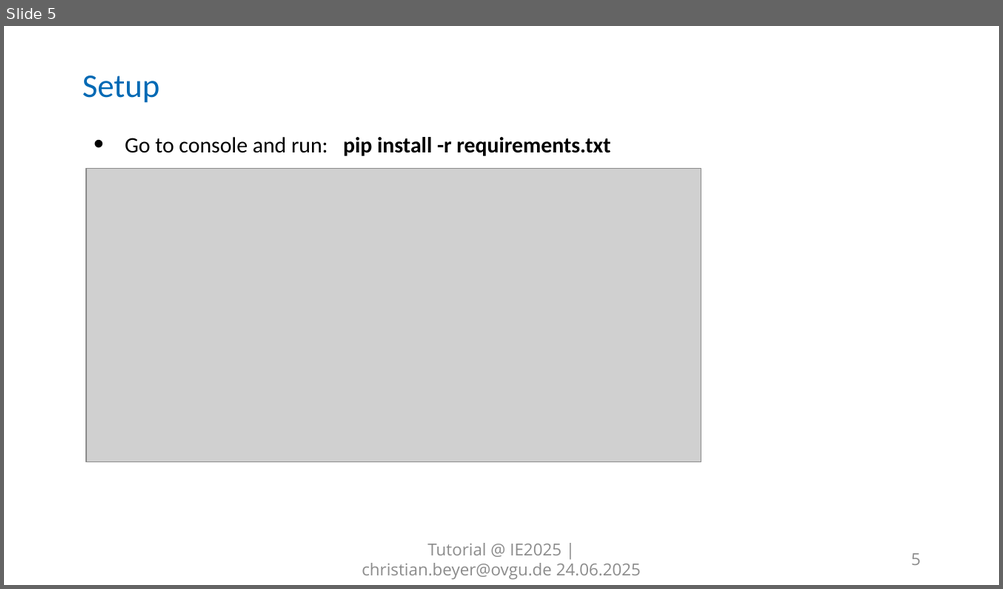
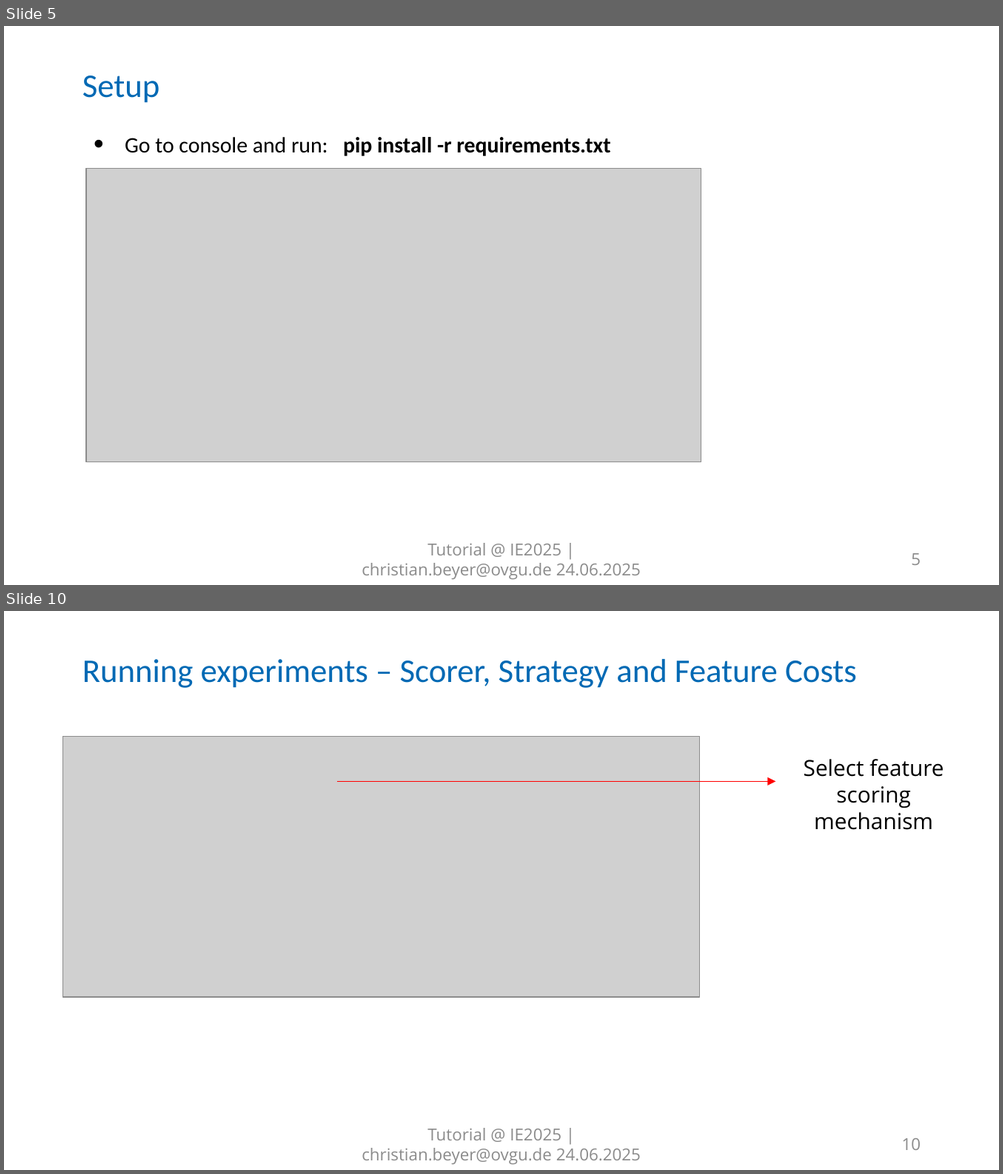
Before and after one commit to cbeyer-code/AFA_Workshop_IE2025, a slide deck: Framework 101.pptx. Shown one above the other, each under a label of ours: slide 5 before the commit, slides 5 and 10 after it; the slides between them are not shown. The pictures are 1003x589 and 1003x1174 pixels, drawn with LibreOffice and Linux fonts; fonts in the diff are those of the drawing; grey boxes stand for pictures; background and template pictures are left out. Boxes give left, top, right and bottom in pixels: in the first picture for what was removed or moved away, otherwise in the second. Text is boxed around its words. In the diff, an @@ line names an element or a change of style, - is before the commit and + after.

```diff
--- a/Framework 101.pptx
+++ b/Framework 101.pptx
@@ slide 10 added at <box>4,611,999,1170</box>, background #FFFFFF; not listed: 8 template elements that a slide beside it also shows @@
@@ title added at <box>82,659,856,688</box>, 24 pt, text #0069B4 @@
+Running experiments – Scorer, Strategy and Feature Costs
@@ picture added at <box>62,736,699,997</box> @@
@@ text added at <box>803,759,943,830</box>, 16 pt, text #000000 @@
+Select feature scoring mechanism
@@ arrow added from (337, 781) to (776, 781), #FF0000 0.75 pt @@
@@ text added at <box>361,1128,640,1165</box>, 12 pt, text #8C8C8C @@
+Tutorial @ IE2025 | christian.beyer@ovgu.de 24.06.2025
@@ page number added at <box>902,1139,921,1150</box>, 12 pt, text #8C8C8C @@
+10
```
Also in this commit, not shown: 1 slide changed, 12 other slides added.
